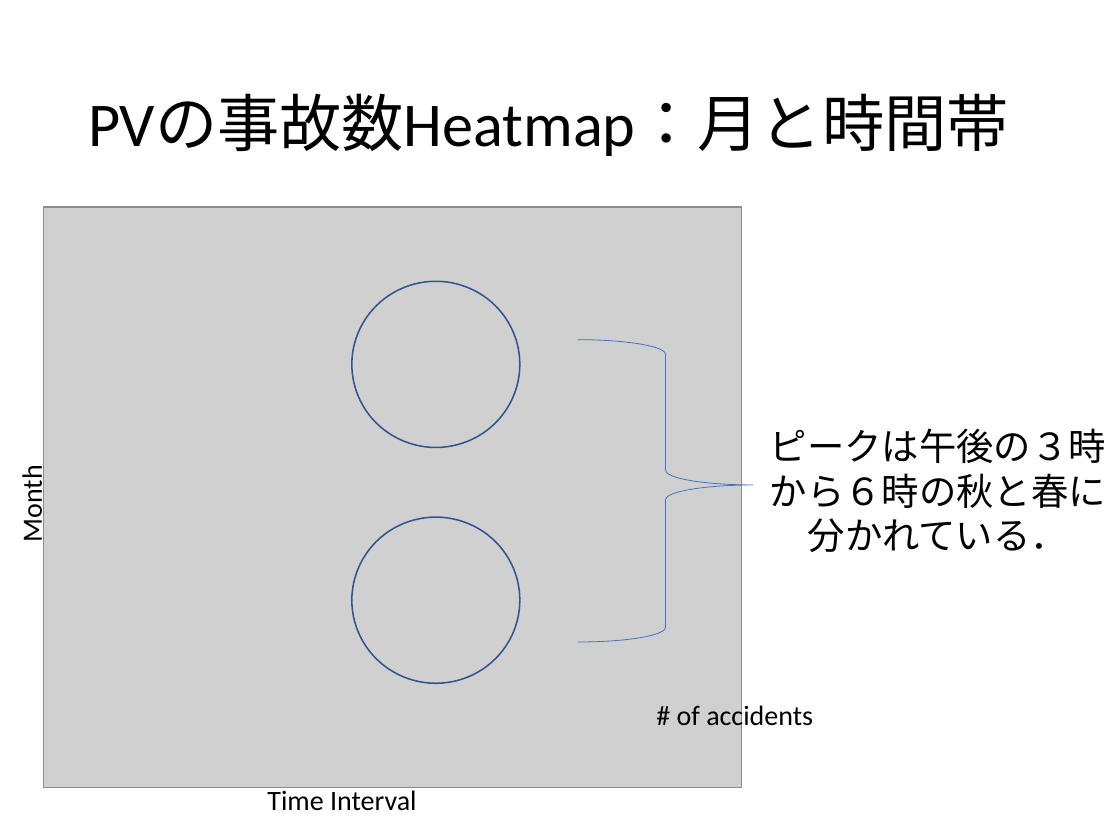
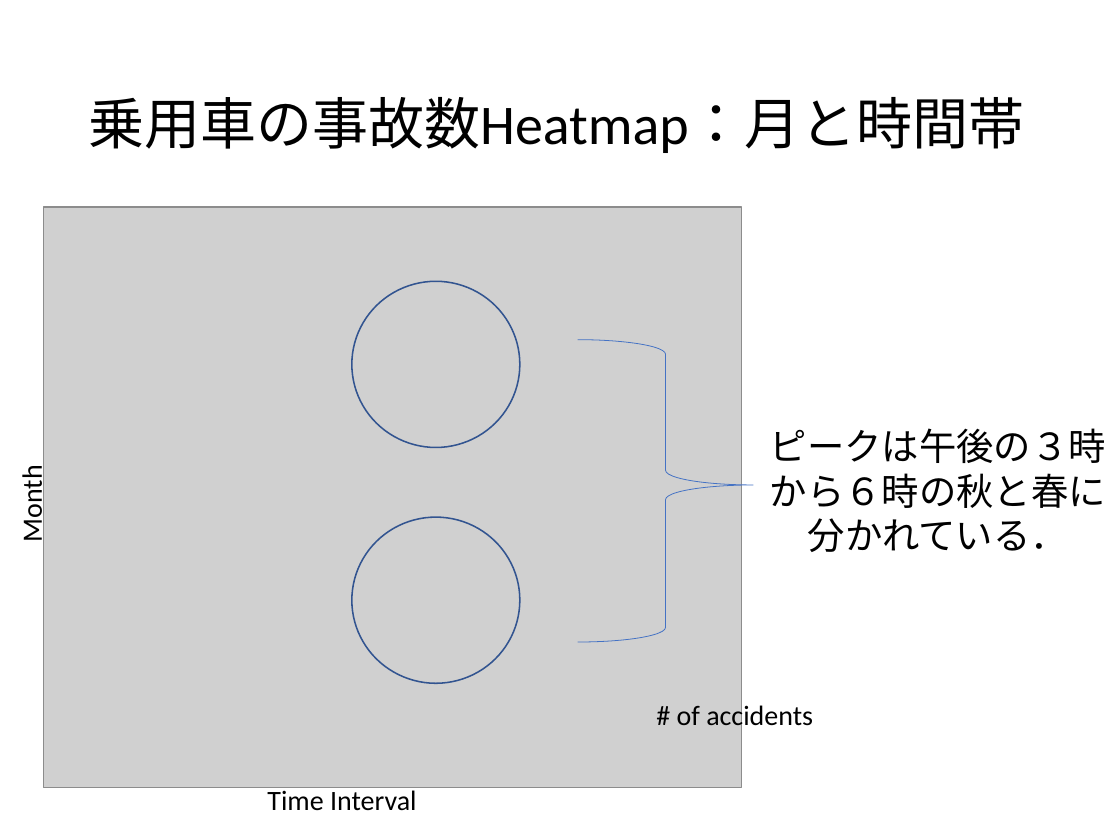
Before and after one commit to krisnadiputra/GCI2017-final-project, a slide deck: slide 2 of cosmas/slides.pptx. Drawn at 1120x840 pixels with LibreOffice and Linux fonts; fonts in the diff are those of the drawing; grey boxes stand for pictures. Boxes give left, top, right and bottom in pixels: in the first picture for what was removed or moved away, otherwise in the second. Text is boxed around its words. In the diff, an @@ line names an element or a change of style, - is before the commit and + after.

```diff
--- a/cosmas/slides.pptx
+++ b/cosmas/slides.pptx
@@ title at (x1=88, y1=97, x2=1025, y2=153): text changed; size 40 to 36 pt @@
-PVの事故数Heatmap：月と時間帯
+乗用車の事故数Heatmap：月と時間帯
```
Also in this commit, not shown: 2 other slides changed.
